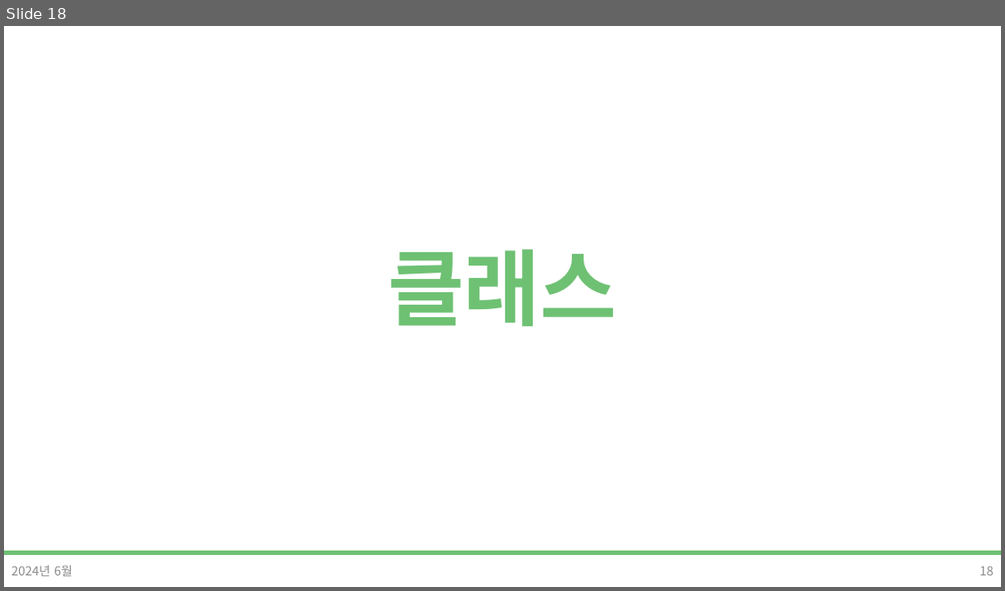
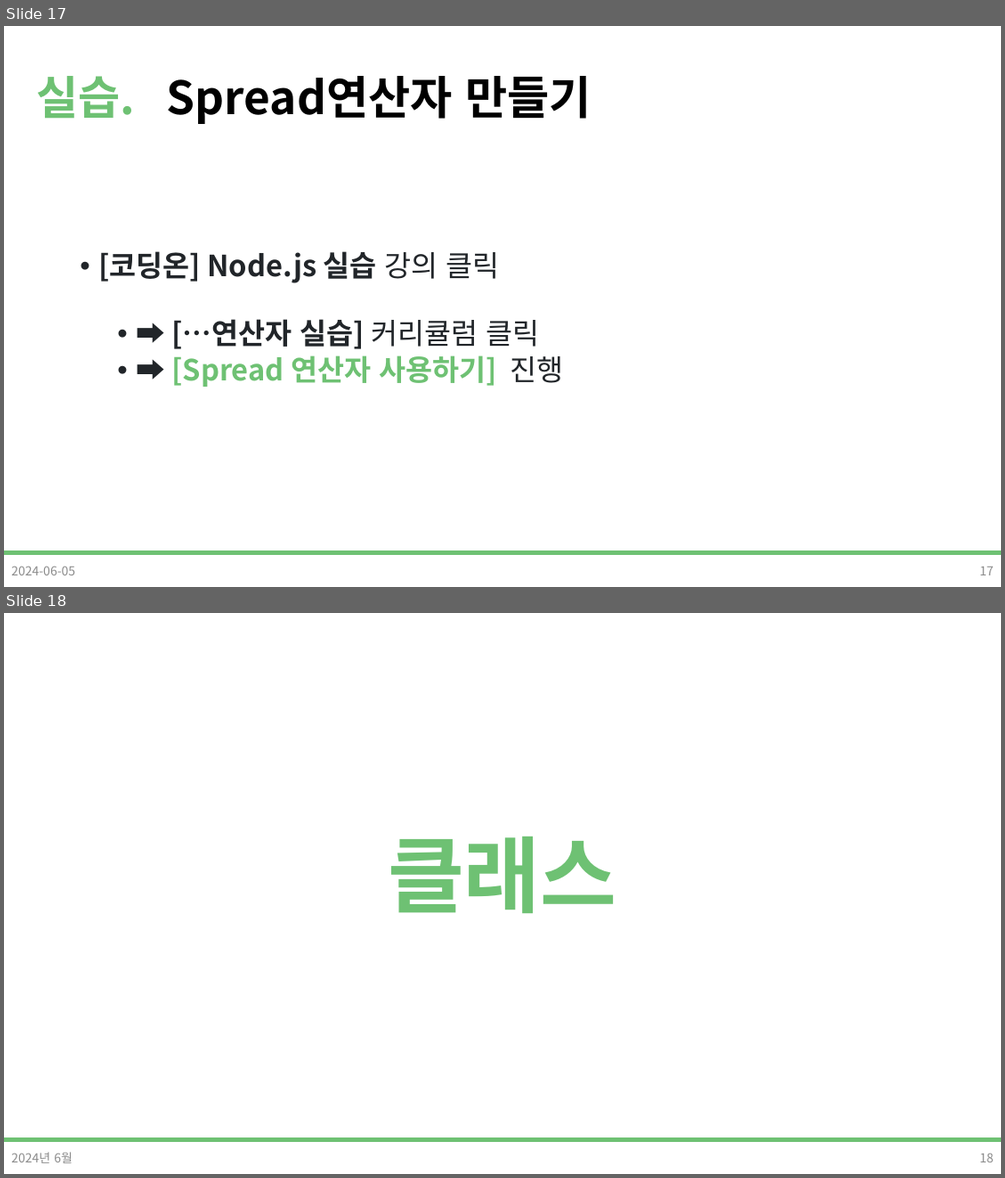
Before and after one commit to DevDamon0527/SeSAC_Yeongdeungpo_Campus_6th, a slide deck: material/[SeSAC_YDP_6] 09_Javascript_고급.pptx. Shown one above the other, each under a label of ours: slide 18 before the commit, slides 17 and 18 after it. The pictures are 1005x591 and 1005x1178 pixels, drawn with LibreOffice and Linux fonts; fonts in the diff are those of the drawing; background and template pictures are left out. Boxes give left, top, right and bottom in pixels: in the first picture for what was removed or moved away, otherwise in the second. Text is boxed around its words. In the diff, an @@ line names an element or a change of style, - is before the commit and + after.

```diff
--- a/material/[SeSAC_YDP_6] 09_Javascript_고급.pptx
+++ b/material/[SeSAC_YDP_6] 09_Javascript_고급.pptx
@@ slide 17 added at bbox=[4, 26, 1001, 587], background #FFFFFF; not listed: 1 template element that a slide beside it also shows @@
@@ title added at bbox=[36, 76, 591, 124], 44 pt, text #000000, bold @@
+실습. Spread연산자 만들기
@@ text added at bbox=[98, 251, 563, 386], 28 pt, text #212529, bold @@
+• [코딩온] Node.js 실습 강의 클릭
+  • ➡ […연산자 실습] 커리큘럼 클릭
+  • ➡ [Spread 연산자 사용하기] 진행
@@ text added at bbox=[11, 565, 75, 575], 12 pt, text #8C8C8C @@
+2024-06-05
@@ page number added at bbox=[979, 566, 994, 575], 12 pt, text #8C8C8C @@
+17
```
Also in this commit, not shown: 10 slides changed, 2 slides removed, 1 other file.
